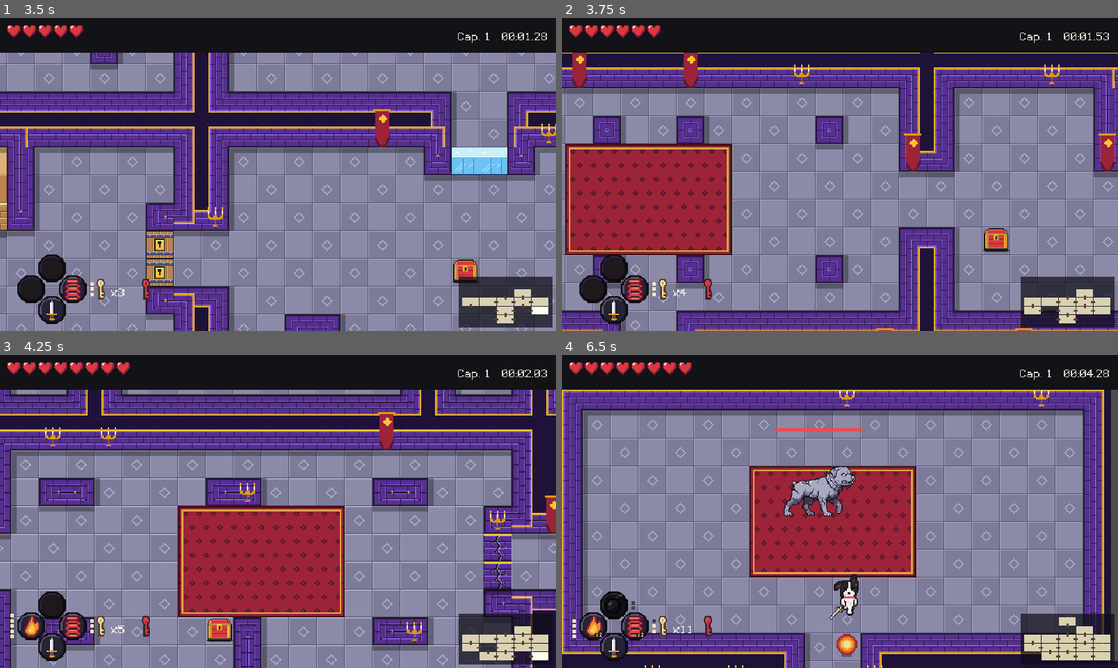
Above: before the commit, frames 1-4 (two rows, left to right).
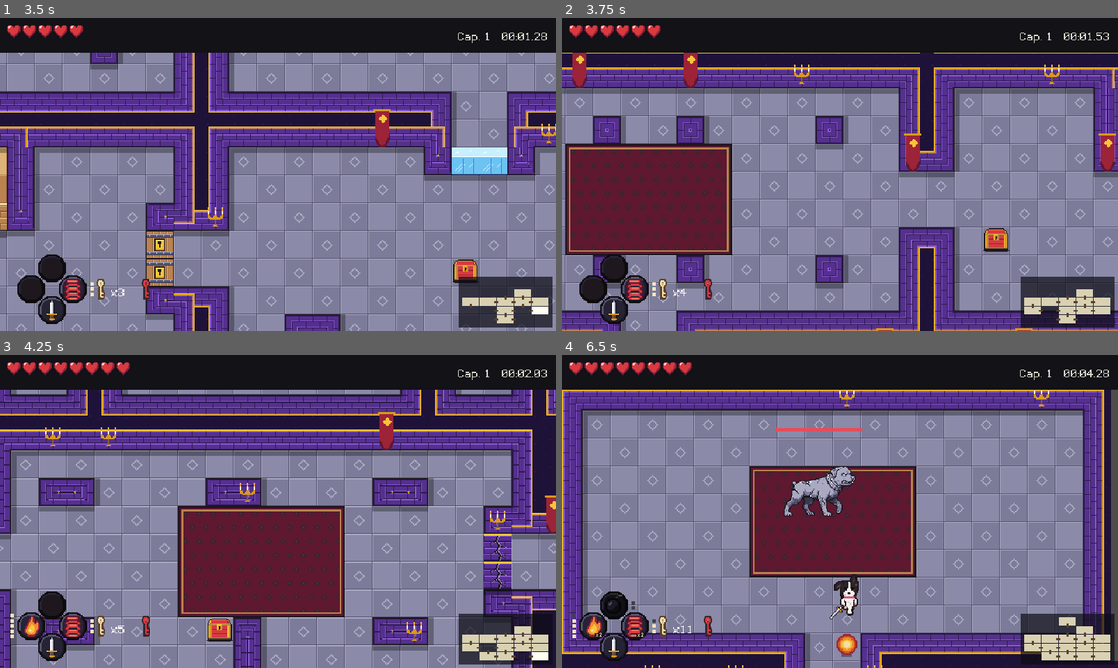
Above: after the commit, the same moments.

Repository: marcelozorza/Alttp2
Game: Godot game, scene res://tools/smoke_test.tscn
Two runs of this game, one before a commit and one after it. Both use one fixed random seed, a clock stepped at 60 frames per second and the inputs below. This scene is started directly instead of the project's main scene.
Inputs (mouse positions are in pixels of both pictures, inside the frame that each line leads up to):
- Up to frame 1 (3.5 s): click "Novo jogo" at 0.5 s; tap Enter (ui_accept) at 1.25, 2 s; move the mouse to (400, 158) at 1.27 s; hold D (move_right) 1.28-2 s; tap J (attack) at 1.35 s; click (400, 158) at 1.42 s; tap Space (jump) at 1.52 s; drag from (166, 190) to (405, 168) at 2.02 s; move the mouse to (333, 105) at 2.77 s; hold D (move_right) from 2.78 s (still down); tap L (use_bomb) at 2.85 s
- Up to frame 2 (3.75 s): release D (move_right) at 3.5 s; drag from (812, 237) to (673, 127) at 3.52 s
- Up to frame 3 (4.25 s): no input
- Up to frame 4 (6.5 s): move the mouse to (1006, 558) at 4.27 s; hold A (move_left) 4.28-5 s; tap J (attack) at 4.35 s; tap Space (jump) at 4.52 s; drag from (673, 464) to (756, 433) at 5.02 s; move the mouse to (867, 511) at 5.77 s; hold S (move_down) from 5.78 s (still down); tap L (use_bomb) at 5.85 s; click (867, 511) at 5.92 s

Frame 1 is identical in both runs. In frame 2, 11% of the frame differs, in the area x 0-31%, y 40-76%; in frame 3, 11%, in the area x 32-62%, y 48-84%; in frame 4, 9.6%.

Commit message:
Tapete do castelo mais escuro
Pedido de Marcelo em 2026-11-11: o vermelho saltava do piso. O fundo desce
um tom na rampa, os losangos e a borda acompanham.

Co-Authored-By: Claude Fable 5.2 <noreply@anthropic.com>
Claude-Session: https://claude.ai/code/session_016s7NevTD4Ho17e5LC6f7CU

Diff:
--- a/art/carpet.svg
+++ b/art/carpet.svg
@@ -1,95 +1,95 @@
 <svg xmlns="http://www.w3.org/2000/svg" width="32" height="32" viewBox="0 0 32 32" shape-rendering="crispEdges">
-<rect x="0" y="0" width="32" height="1" fill="#9c2338"/>
-<rect x="0" y="1" width="32" height="1" fill="#9c2338"/>
-<rect x="0" y="2" width="32" height="1" fill="#9c2338"/>
-<rect x="0" y="3" width="32" height="1" fill="#9c2338"/>
-<rect x="0" y="4" width="32" height="1" fill="#9c2338"/>
-<rect x="0" y="5" width="8" height="1" fill="#9c2338"/>
-<rect x="8" y="5" width="1" height="1" fill="#5e1830"/>
-<rect x="9" y="5" width="15" height="1" fill="#9c2338"/>
-<rect x="24" y="5" width="1" height="1" fill="#5e1830"/>
-<rect x="25" y="5" width="7" height="1" fill="#9c2338"/>
-<rect x="0" y="6" width="7" height="1" fill="#9c2338"/>
-<rect x="7" y="6" width="3" height="1" fill="#5e1830"/>
-<rect x="10" y="6" width="13" height="1" fill="#9c2338"/>
-<rect x="23" y="6" width="3" height="1" fill="#5e1830"/>
-<rect x="26" y="6" width="6" height="1" fill="#9c2338"/>
-<rect x="0" y="7" width="6" height="1" fill="#9c2338"/>
-<rect x="6" y="7" width="5" height="1" fill="#5e1830"/>
-<rect x="11" y="7" width="11" height="1" fill="#9c2338"/>
-<rect x="22" y="7" width="5" height="1" fill="#5e1830"/>
-<rect x="27" y="7" width="5" height="1" fill="#9c2338"/>
-<rect x="0" y="8" width="5" height="1" fill="#9c2338"/>
-<rect x="5" y="8" width="3" height="1" fill="#5e1830"/>
-<rect x="8" y="8" width="1" height="1" fill="#d83a3f"/>
-<rect x="9" y="8" width="3" height="1" fill="#5e1830"/>
-<rect x="12" y="8" width="9" height="1" fill="#9c2338"/>
-<rect x="21" y="8" width="3" height="1" fill="#5e1830"/>
-<rect x="24" y="8" width="1" height="1" fill="#d83a3f"/>
-<rect x="25" y="8" width="3" height="1" fill="#5e1830"/>
-<rect x="28" y="8" width="4" height="1" fill="#9c2338"/>
-<rect x="0" y="9" width="6" height="1" fill="#9c2338"/>
-<rect x="6" y="9" width="5" height="1" fill="#5e1830"/>
-<rect x="11" y="9" width="11" height="1" fill="#9c2338"/>
-<rect x="22" y="9" width="5" height="1" fill="#5e1830"/>
-<rect x="27" y="9" width="5" height="1" fill="#9c2338"/>
-<rect x="0" y="10" width="7" height="1" fill="#9c2338"/>
-<rect x="7" y="10" width="3" height="1" fill="#5e1830"/>
-<rect x="10" y="10" width="13" height="1" fill="#9c2338"/>
-<rect x="23" y="10" width="3" height="1" fill="#5e1830"/>
-<rect x="26" y="10" width="6" height="1" fill="#9c2338"/>
-<rect x="0" y="11" width="8" height="1" fill="#9c2338"/>
-<rect x="8" y="11" width="1" height="1" fill="#5e1830"/>
-<rect x="9" y="11" width="15" height="1" fill="#9c2338"/>
-<rect x="24" y="11" width="1" height="1" fill="#5e1830"/>
-<rect x="25" y="11" width="7" height="1" fill="#9c2338"/>
-<rect x="0" y="12" width="32" height="1" fill="#9c2338"/>
-<rect x="0" y="13" width="32" height="1" fill="#9c2338"/>
-<rect x="0" y="14" width="32" height="1" fill="#9c2338"/>
-<rect x="0" y="15" width="32" height="1" fill="#9c2338"/>
-<rect x="0" y="16" width="32" height="1" fill="#9c2338"/>
-<rect x="0" y="17" width="32" height="1" fill="#9c2338"/>
-<rect x="0" y="18" width="32" height="1" fill="#9c2338"/>
-<rect x="0" y="19" width="32" height="1" fill="#9c2338"/>
-<rect x="0" y="20" width="32" height="1" fill="#9c2338"/>
-<rect x="0" y="21" width="1" height="1" fill="#5e1830"/>
-<rect x="1" y="21" width="15" height="1" fill="#9c2338"/>
-<rect x="16" y="21" width="1" height="1" fill="#5e1830"/>
-<rect x="17" y="21" width="15" height="1" fill="#9c2338"/>
-<rect x="0" y="22" width="2" height="1" fill="#5e1830"/>
-<rect x="2" y="22" width="13" height="1" fill="#9c2338"/>
-<rect x="15" y="22" width="3" height="1" fill="#5e1830"/>
-<rect x="18" y="22" width="13" height="1" fill="#9c2338"/>
-<rect x="31" y="22" width="1" height="1" fill="#5e1830"/>
-<rect x="0" y="23" width="3" height="1" fill="#5e1830"/>
-<rect x="3" y="23" width="11" height="1" fill="#9c2338"/>
-<rect x="14" y="23" width="5" height="1" fill="#5e1830"/>
-<rect x="19" y="23" width="11" height="1" fill="#9c2338"/>
-<rect x="30" y="23" width="2" height="1" fill="#5e1830"/>
-<rect x="0" y="24" width="1" height="1" fill="#d83a3f"/>
-<rect x="1" y="24" width="3" height="1" fill="#5e1830"/>
-<rect x="4" y="24" width="9" height="1" fill="#9c2338"/>
-<rect x="13" y="24" width="3" height="1" fill="#5e1830"/>
-<rect x="16" y="24" width="1" height="1" fill="#d83a3f"/>
-<rect x="17" y="24" width="3" height="1" fill="#5e1830"/>
-<rect x="20" y="24" width="9" height="1" fill="#9c2338"/>
-<rect x="29" y="24" width="3" height="1" fill="#5e1830"/>
-<rect x="0" y="25" width="3" height="1" fill="#5e1830"/>
-<rect x="3" y="25" width="11" height="1" fill="#9c2338"/>
-<rect x="14" y="25" width="5" height="1" fill="#5e1830"/>
-<rect x="19" y="25" width="11" height="1" fill="#9c2338"/>
-<rect x="30" y="25" width="2" height="1" fill="#5e1830"/>
-<rect x="0" y="26" width="2" height="1" fill="#5e1830"/>
-<rect x="2" y="26" width="13" height="1" fill="#9c2338"/>
-<rect x="15" y="26" width="3" height="1" fill="#5e1830"/>
-<rect x="18" y="26" width="13" height="1" fill="#9c2338"/>
-<rect x="31" y="26" width="1" height="1" fill="#5e1830"/>
-<rect x="0" y="27" width="1" height="1" fill="#5e1830"/>
-<rect x="1" y="27" width="15" height="1" fill="#9c2338"/>
-<rect x="16" y="27" width="1" height="1" fill="#5e1830"/>
-<rect x="17" y="27" width="15" height="1" fill="#9c2338"/>
-<rect x="0" y="28" width="32" height="1" fill="#9c2338"/>
-<rect x="0" y="29" width="32" height="1" fill="#9c2338"/>
-<rect x="0" y="30" width="32" height="1" fill="#9c2338"/>
-<rect x="0" y="31" width="32" height="1" fill="#9c2338"/>
+<rect x="0" y="0" width="32" height="1" fill="#5e1830"/>
+<rect x="0" y="1" width="32" height="1" fill="#5e1830"/>
+<rect x="0" y="2" width="32" height="1" fill="#5e1830"/>
+<rect x="0" y="3" width="32" height="1" fill="#5e1830"/>
+<rect x="0" y="4" width="32" height="1" fill="#5e1830"/>
+<rect x="0" y="5" width="8" height="1" fill="#5e1830"/>
+<rect x="8" y="5" width="1" height="1" fill="#3b2530"/>
+<rect x="9" y="5" width="15" height="1" fill="#5e1830"/>
+<rect x="24" y="5" width="1" height="1" fill="#3b2530"/>
+<rect x="25" y="5" width="7" height="1" fill="#5e1830"/>
+<rect x="0" y="6" width="7" height="1" fill="#5e1830"/>
+<rect x="7" y="6" width="3" height="1" fill="#3b2530"/>
+<rect x="10" y="6" width="13" height="1" fill="#5e1830"/>
+<rect x="23" y="6" width="3" height="1" fill="#3b2530"/>
+<rect x="26" y="6" width="6" height="1" fill="#5e1830"/>
+<rect x="0" y="7" width="6" height="1" fill="#5e1830"/>
+<rect x="6" y="7" width="5" height="1" fill="#3b2530"/>
+<rect x="11" y="7" width="11" height="1" fill="#5e1830"/>
+<rect x="22" y="7" width="5" height="1" fill="#3b2530"/>
+<rect x="27" y="7" width="5" height="1" fill="#5e1830"/>
+<rect x="0" y="8" width="5" height="1" fill="#5e1830"/>
+<rect x="5" y="8" width="3" height="1" fill="#3b2530"/>
+<rect x="8" y="8" width="1" height="1" fill="#9c2338"/>
+<rect x="9" y="8" width="3" height="1" fill="#3b2530"/>
+<rect x="12" y="8" width="9" height="1" fill="#5e1830"/>
+<rect x="21" y="8" width="3" height="1" fill="#3b2530"/>
+<rect x="24" y="8" width="1" height="1" fill="#9c2338"/>
+<rect x="25" y="8" width="3" height="1" fill="#3b2530"/>
+<rect x="28" y="8" width="4" height="1" fill="#5e1830"/>
+<rect x="0" y="9" width="6" height="1" fill="#5e1830"/>
+<rect x="6" y="9" width="5" height="1" fill="#3b2530"/>
+<rect x="11" y="9" width="11" height="1" fill="#5e1830"/>
+<rect x="22" y="9" width="5" height="1" fill="#3b2530"/>
+<rect x="27" y="9" width="5" height="1" fill="#5e1830"/>
+<rect x="0" y="10" width="7" height="1" fill="#5e1830"/>
+<rect x="7" y="10" width="3" height="1" fill="#3b2530"/>
+<rect x="10" y="10" width="13" height="1" fill="#5e1830"/>
+<rect x="23" y="10" width="3" height="1" fill="#3b2530"/>
+<rect x="26" y="10" width="6" height="1" fill="#5e1830"/>
+<rect x="0" y="11" width="8" height="1" fill="#5e1830"/>
+<rect x="8" y="11" width="1" height="1" fill="#3b2530"/>
+<rect x="9" y="11" width="15" height="1" fill="#5e1830"/>
+<rect x="24" y="11" width="1" height="1" fill="#3b2530"/>
+<rect x="25" y="11" width="7" height="1" fill="#5e1830"/>
+<rect x="0" y="12" width="32" height="1" fill="#5e1830"/>
+<rect x="0" y="13" width="32" height="1" fill="#5e1830"/>
+<rect x="0" y="14" width="32" height="1" fill="#5e1830"/>
+<rect x="0" y="15" width="32" height="1" fill="#5e1830"/>
+<rect x="0" y="16" width="32" height="1" fill="#5e1830"/>
+<rect x="0" y="17" width="32" height="1" fill="#5e1830"/>
+<rect x="0" y="18" width="32" height="1" fill="#5e1830"/>
+<rect x="0" y="19" width="32" height="1" fill="#5e1830"/>
+<rect x="0" y="20" width="32" height="1" fill="#5e1830"/>
+<rect x="0" y="21" width="1" height="1" fill="#3b2530"/>
+<rect x="1" y="21" width="15" height="1" fill="#5e1830"/>
+<rect x="16" y="21" width="1" height="1" fill="#3b2530"/>
+<rect x="17" y="21" width="15" height="1" fill="#5e1830"/>
+<rect x="0" y="22" width="2" height="1" fill="#3b2530"/>
+<rect x="2" y="22" width="13" height="1" fill="#5e1830"/>
+<rect x="15" y="22" width="3" height="1" fill="#3b2530"/>
+<rect x="18" y="22" width="13" height="1" fill="#5e1830"/>
+<rect x="31" y="22" width="1" height="1" fill="#3b2530"/>
+<rect x="0" y="23" width="3" height="1" fill="#3b2530"/>
+<rect x="3" y="23" width="11" height="1" fill="#5e1830"/>
+<rect x="14" y="23" width="5" height="1" fill="#3b2530"/>
+<rect x="19" y="23" width="11" height="1" fill="#5e1830"/>
+<rect x="30" y="23" width="2" height="1" fill="#3b2530"/>
+<rect x="0" y="24" width="1" height="1" fill="#9c2338"/>
+<rect x="1" y="24" width="3" height="1" fill="#3b2530"/>
+<rect x="4" y="24" width="9" height="1" fill="#5e1830"/>
+<rect x="13" y="24" width="3" height="1" fill="#3b2530"/>
+<rect x="16" y="24" width="1" height="1" fill="#9c2338"/>
+<rect x="17" y="24" width="3" height="1" fill="#3b2530"/>
+<rect x="20" y="24" width="9" height="1" fill="#5e1830"/>
+<rect x="29" y="24" width="3" height="1" fill="#3b2530"/>
+<rect x="0" y="25" width="3" height="1" fill="#3b2530"/>
+<rect x="3" y="25" width="11" height="1" fill="#5e1830"/>
+<rect x="14" y="25" width="5" height="1" fill="#3b2530"/>
+<rect x="19" y="25" width="11" height="1" fill="#5e1830"/>
+<rect x="30" y="25" width="2" height="1" fill="#3b2530"/>
+<rect x="0" y="26" width="2" height="1" fill="#3b2530"/>
+<rect x="2" y="26" width="13" height="1" fill="#5e1830"/>
+<rect x="15" y="26" width="3" height="1" fill="#3b2530"/>
+<rect x="18" y="26" width="13" height="1" fill="#5e1830"/>
+<rect x="31" y="26" width="1" height="1" fill="#3b2530"/>
+<rect x="0" y="27" width="1" height="1" fill="#3b2530"/>
+<rect x="1" y="27" width="15" height="1" fill="#5e1830"/>
+<rect x="16" y="27" width="1" height="1" fill="#3b2530"/>
+<rect x="17" y="27" width="15" height="1" fill="#5e1830"/>
+<rect x="0" y="28" width="32" height="1" fill="#5e1830"/>
+<rect x="0" y="29" width="32" height="1" fill="#5e1830"/>
+<rect x="0" y="30" width="32" height="1" fill="#5e1830"/>
+<rect x="0" y="31" width="32" height="1" fill="#5e1830"/>
 </svg>
--- a/world/dungeon_theme.gd
+++ b/world/dungeon_theme.gd
@@ -83,8 +83,8 @@
 var cobweb_chance := 45
 ## Tapete no centro das salas de chão liso. Nulo, sem tapete.
 var carpet: Texture2D
-var carpet_border := Color(0.84, 0.66, 0.25, 1.0)
-var carpet_edge := Color(0.25, 0.07, 0.1, 1.0)
+var carpet_border := Color(0.72, 0.51, 0.31, 1.0)
+var carpet_edge := Color(0.12, 0.09, 0.12, 1.0)
 
 
 ## Tema do capítulo pelo número. O tutorial é a pedra.
Not shown, changed: art/source/carpet.txt
